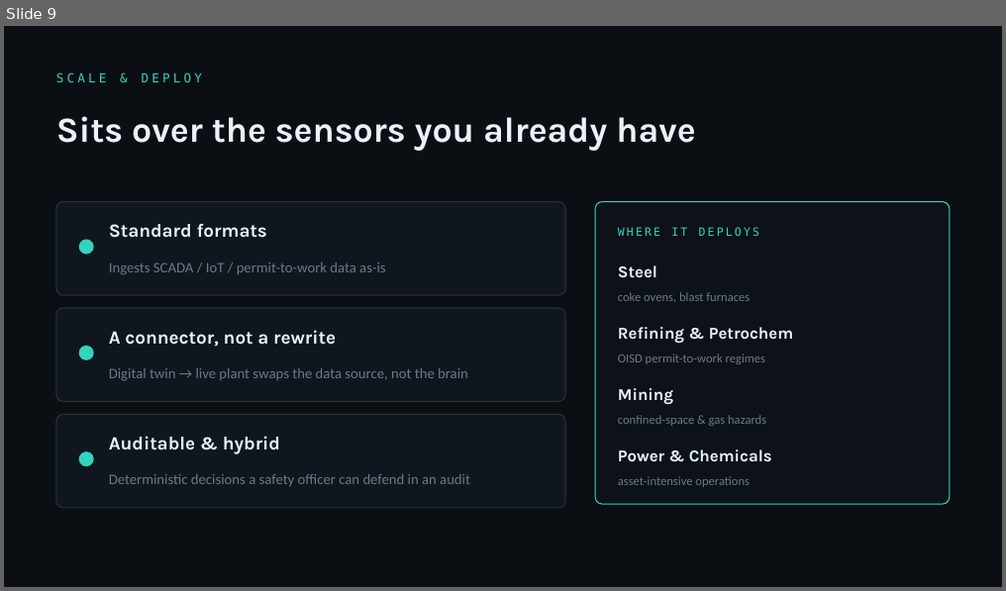
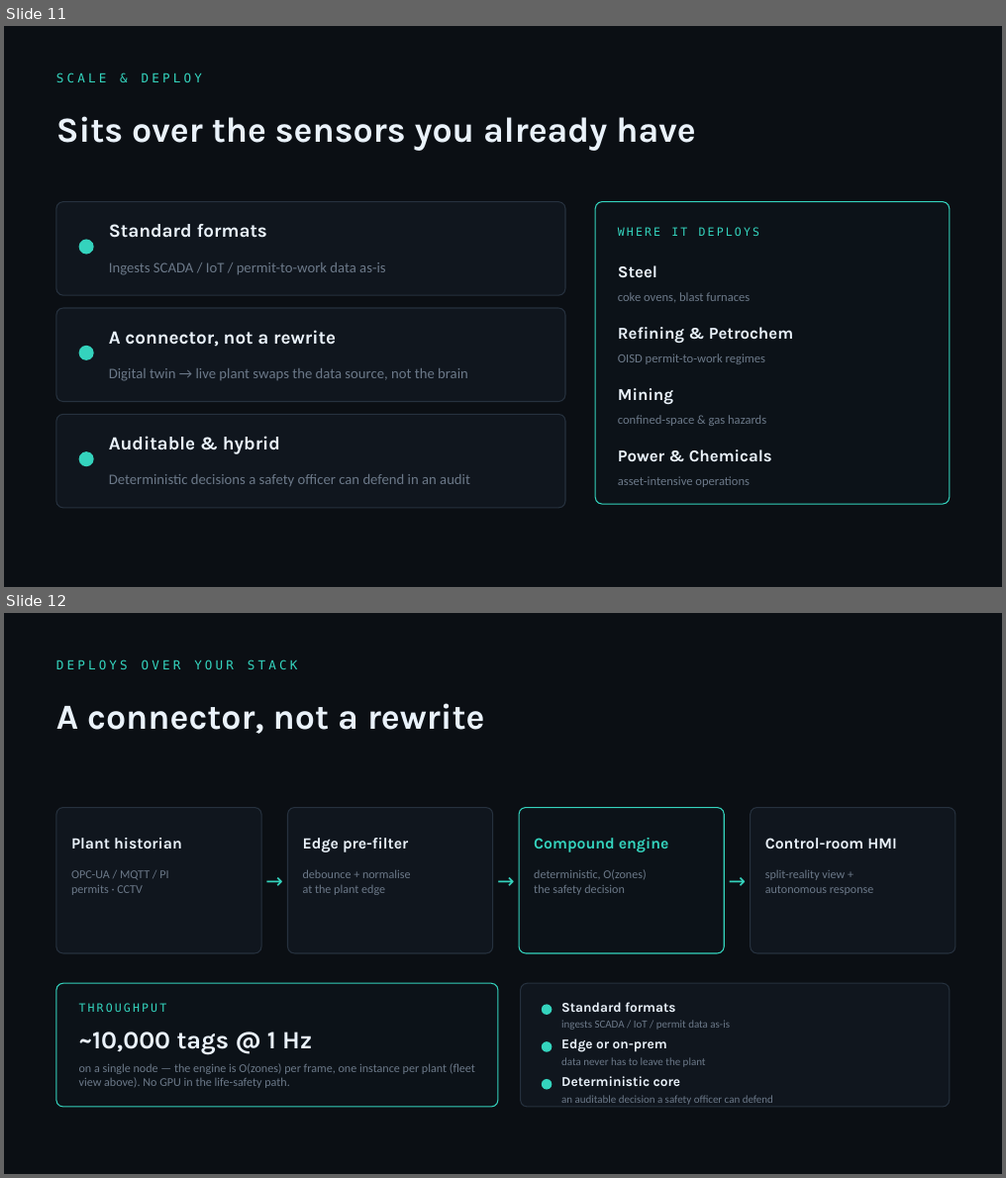
Before and after one commit to SaudSatopay/trinetra, a slide deck: docs/Trinetra_Deck.pptx. Shown one above the other, each under a label of ours: slide 9 before the commit, slides 11 and 12 after it. The pictures are 1006x591 and 1006x1178 pixels, drawn with LibreOffice and Linux fonts; fonts in the diff are those of the drawing. Boxes give left, top, right and bottom in pixels: in the first picture for what was removed or moved away, otherwise in the second. Text is boxed around its words. In the diff, an @@ line names an element or a change of style, - is before the commit and + after.

```diff
--- a/docs/Trinetra_Deck.pptx
+++ b/docs/Trinetra_Deck.pptx
@@ slide 12 added at bbox=[4, 613, 1002, 1174], background #0B0F14 @@
@@ text added at bbox=[56, 660, 297, 669], 12 pt, text #34D3BD @@
+DEPLOYS OVER YOUR STACK
@@ text added at bbox=[56, 703, 485, 734], 34 pt, text #EAF2FA, bold @@
+A connector, not a rewrite
@@ rounded rectangle added at bbox=[56, 808, 261, 954], fill #10161E, outline #26313E 1 pt @@
@@ text added at bbox=[261, 808, 288, 954], 20 pt, text #34D3BD @@
+→
@@ rounded rectangle added at bbox=[288, 808, 493, 954], fill #10161E, outline #26313E 1 pt @@
@@ text added at bbox=[493, 808, 519, 954], 20 pt, text #34D3BD @@
+→
@@ rounded rectangle added at bbox=[519, 808, 724, 954], fill #0C1218, outline #34D3BD 1 pt @@
@@ text added at bbox=[724, 808, 750, 954], 20 pt, text #34D3BD @@
+→
@@ rounded rectangle added at bbox=[750, 808, 955, 954], fill #10161E, outline #26313E 1 pt @@
@@ text added at bbox=[71, 838, 182, 849], 15 pt, text #EAF2FA, bold @@
+Plant historian
@@ text added at bbox=[303, 838, 408, 853], 15 pt, text #EAF2FA, bold @@
+Edge pre-filter
@@ text added at bbox=[534, 838, 669, 853], 15 pt, text #34D3BD, bold @@
+Compound engine
@@ text added at bbox=[765, 838, 897, 849], 15 pt, text #EAF2FA, bold @@
+Control-room HMI
@@ text added at bbox=[71, 870, 168, 895], 11.5 pt, text #6B7888 @@
+OPC-UA / MQTT / PI
+permits · CCTV
@@ text added at bbox=[303, 869, 411, 895], 11.5 pt, text #6B7888 @@
+debounce + normalise
+at the plant edge
@@ text added at bbox=[534, 869, 646, 895], 11.5 pt, text #6B7888 @@
+deterministic, O(zones)
+the safety decision
@@ text added at bbox=[765, 870, 874, 895], 11.5 pt, text #6B7888 @@
+split-reality view +
+autonomous response
@@ rounded rectangle added at bbox=[56, 983, 498, 1107], fill #0C1218, outline #34D3BD 1 pt @@
@@ rounded rectangle added at bbox=[521, 983, 949, 1107], fill #10161E, outline #26313E 1 pt @@
@@ text added at bbox=[79, 1003, 167, 1012], 11 pt, text #34D3BD @@
+THROUGHPUT
@@ ellipse added at bbox=[542, 1004, 552, 1015], fill #34D3BD @@
@@ text added at bbox=[561, 1002, 676, 1012], 13 pt, text #EAF2FA, bold @@
+Standard formats
@@ text added at bbox=[561, 1020, 730, 1030], 10.5 pt, text #6B7888 @@
+ingests SCADA / IoT / permit data as-is
@@ text added at bbox=[79, 1032, 312, 1056], 24 pt, text #EAF2FA, bold @@
+~10,000 tags @ 1 Hz
@@ ellipse added at bbox=[542, 1042, 552, 1053], fill #34D3BD @@
@@ text added at bbox=[561, 1039, 667, 1053], 13 pt, text #EAF2FA, bold @@
+Edge or on-prem
@@ text added at bbox=[561, 1058, 706, 1067], 10.5 pt, text #6B7888 @@
+data never has to leave the plant
@@ text added at bbox=[79, 1063, 475, 1088], 11.5 pt, text #6B7888 @@
+on a single node — the engine is O(zones) per frame, one instance per plant (fleet view above). No GPU in the life-safety path.
@@ ellipse added at bbox=[542, 1079, 552, 1090], fill #34D3BD @@
@@ text added at bbox=[561, 1076, 681, 1086], 13 pt, text #EAF2FA, bold @@
+Deterministic core
@@ text added at bbox=[561, 1095, 773, 1104], 10.5 pt, text #6B7888 @@
+an auditable decision a safety officer can defend
@@ what was slide 9 is now slide 11 @@
```
Also in this commit, not shown: 1 slide changed, 2 other slides added, 4 other files.
